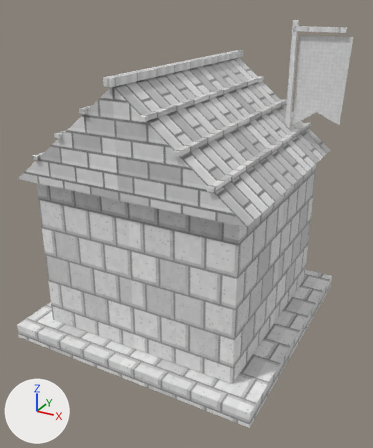
Before and after pictures for a commit that changed the OBJ model Unity/Assets/Eldoria/ExperimentalAshenCitadel/Meshes/Ashen_Barracks.obj.
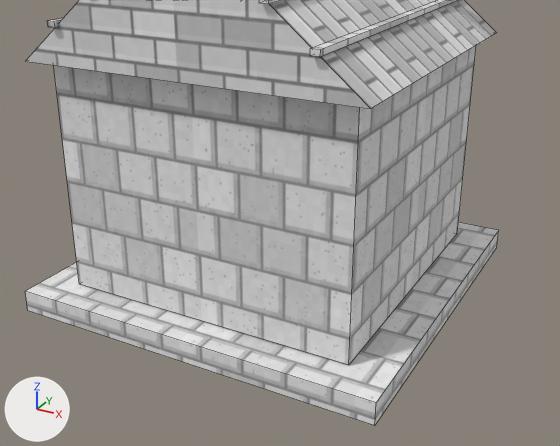
Old and new are each drawn whole from a 50 mm camera at (4.45, -8.12, 5.93) aimed at (0.14, -0.28, 2.01) and again close up from a 50 mm camera at (4.65, -8.48, 4.95) aimed at (0.34, -0.66, 1.04). Lighting does not change. The marker at lower left points along +X, +Y and +Z. The older version's two pictures come first. The close-ups show mesh edges as thin lines. Where no turn or scale is listed for an object, it has been applied to the vertices. Vertices at exactly the same position are counted once.

The scene before the commit, as lines of its bpy script (objects in view):
```python
me_ashen_barracks = bpy.data.meshes.new('Ashen_Barracks')
me_ashen_barracks.from_pydata(...)  # 211 vertices, 155 faces; spans x -2.4..2.42, y -2.4..2.52, z -0.1..5.55
me_ashen_barracks.materials.append(mat_basalt)  # picture img_ashenstone_png
me_ashen_barracks.materials.append(mat_stone)  # picture img_ashenstone_png
me_ashen_barracks.materials.append(mat_stonelight)  # picture img_ashenstone_png
me_ashen_barracks.materials.append(mat_cut)  # picture img_ashenstone_png
me_ashen_barracks.materials.append(mat_iron)  # picture img_ashenmetal_png
me_ashen_barracks.materials.append(mat_wood)  # picture img_ashenwood_png
me_ashen_barracks.materials.append(mat_oak)  # picture img_ashenwood_png
me_ashen_barracks.materials.append(mat_roof)  # picture img_ashenroof_png
me_ashen_barracks.materials.append(mat_slate)  # picture img_ashenroof_png
me_ashen_barracks.materials.append(mat_brass)  # picture img_ashenmetal_png
me_ashen_barracks.materials.append(mat_banner)  # picture img_ashencloth_png
ob_ashen_barracks = bpy.data.objects.new('Ashen_Barracks', me_ashen_barracks)
ob_ashen_barracks.location = (0.0, 0.0, 0.0)
```
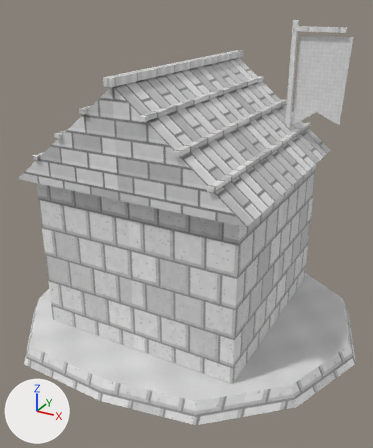
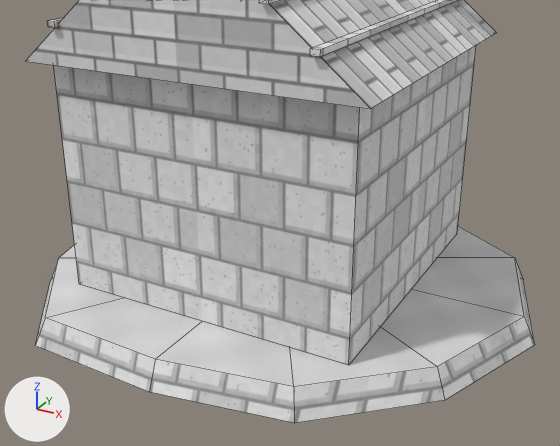
Pixel boxes (x1, y1, x2, y2) of what changed, in the close-ups (560 x 446 px):
'Ashen_Barracks', reshaped: before (25, 0, 499, 425); after (26, 0, 535, 423)
part 1 of me_ashen_barracks, rebuilt: before (25, 222, 499, 425); after (35, 226, 535, 423)

Diff of the bpy script that builds the scene:
```diff
--- a/Unity/Assets/Eldoria/ExperimentalAshenCitadel/Meshes/Ashen_Barracks.obj.py
+++ b/Unity/Assets/Eldoria/ExperimentalAshenCitadel/Meshes/Ashen_Barracks.obj.py
@@ img_ashenmoss_png @@
+img_ashenmoss_png = load_image('AshenMoss.png', '../Textures/AshenMoss.png', 128, 128, 'sRGB')
@@ mat_moss @@
+mat_moss = principled_material('moss')
+mat_moss.texture = img_ashenmoss_png
+mat_moss.roughness = 0.9
@@ me_ashen_barracks @@
 # used by ob_ashen_barracks; location = (0.0, 0.0, 0.0)
-me_ashen_barracks.from_pydata(...)  # 211 vertices, 155 faces; spans x -2.4..2.42, y -2.4..2.52, z -0.1..5.55
+me_ashen_barracks.from_pydata(...)  # 228 vertices, 173 faces; spans x -3.21..3.48, y -3.0..3.11, z -0.15..5.55
+# me_ashen_barracks part 1: the loose piece of 8 vertices spanning x -2.4..2.4, y -2.4..2.4, z -0.1..0.18 is rebuilt with 25 vertices and now spans x -3.21..3.48, y -3.0..3.11, z -0.15..0.19
 me_ashen_barracks.materials.append(mat_basalt)
@@ me_ashen_barracks @@
 me_ashen_barracks.materials.append(mat_banner)
+me_ashen_barracks.materials.append(mat_moss)  # picture img_ashenmoss_png
```
